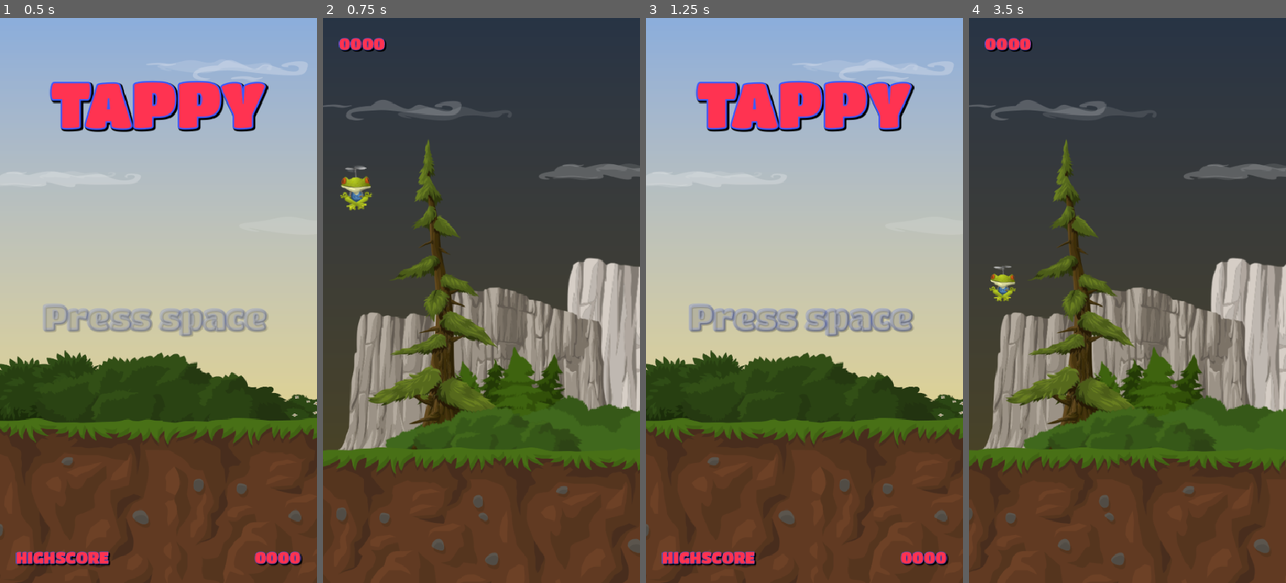
Above: before the commit, frames 1-4 (left to right).
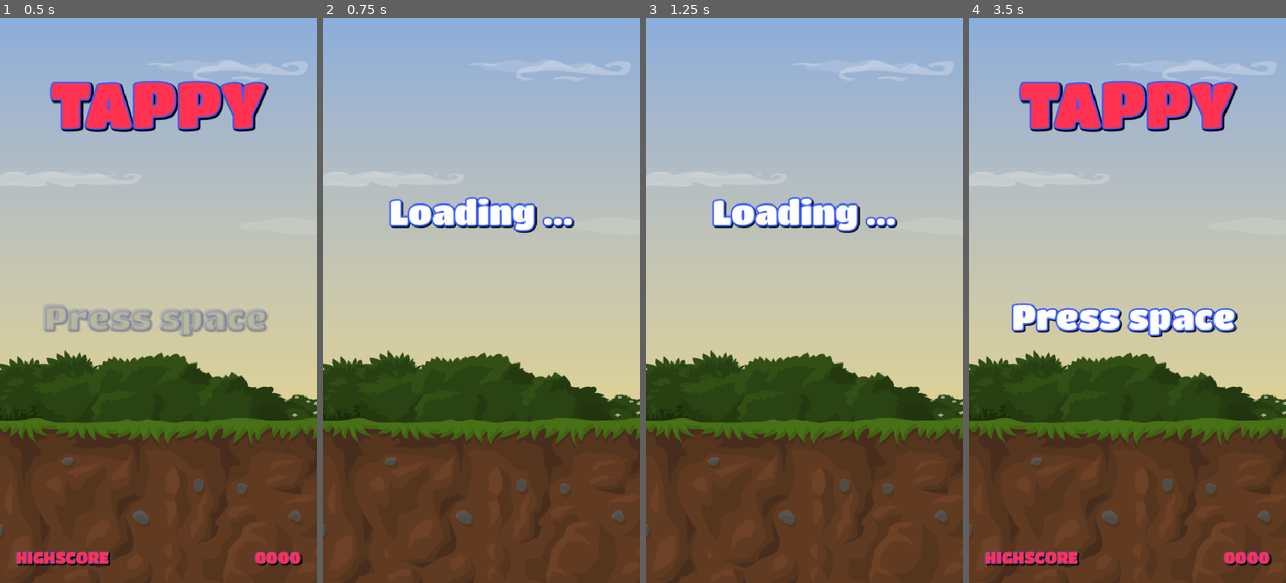
Above: after the commit, the same moments.

Repository: Valantis-Siomos/tappy
Game: Godot game, scene res://Scenes/main/main.tscn
Two runs of this game, one before a commit and one after it. Both use one fixed random seed, a clock stepped at 60 frames per second and the inputs below.
Inputs:
- Up to frame 1 (0.5 s): no input
- Up to frame 2 (0.75 s): tap Space (fly) at 0.5 s; hold Space (fly) from 0.53 s (still down)
- Up to frame 3 (1.25 s): keep holding Space (fly); tap T (test) at 0.8 s
- Up to frame 4 (3.5 s): release Space (fly) at 1.28 s; tap T (test) at 1.35, 2.3, 2.85 s; tap Space (fly) at 1.55, 3.05 s; hold Space (fly) 2.03-2.78 s

Frame 1 is identical in both runs. In frame 2, 76% of the frame differs, in the area x 0-100%, y 0-100%; in frame 3, 11%; in frame 4, 77%.

Commit message:
loading screen between main and game screen

Diff:
--- /dev/null
+++ b/Scenes/loading_screen/loading_screen.gd
@@ -0,0 +1,7 @@
+extends Control
+
+
+# Called when the node enters the scene tree for the first time.
+func _ready() -> void:
+	await get_tree().create_timer(1.0).timeout
+	GameManager.change_to_next()
--- /dev/null
+++ b/Scenes/loading_screen/loading_screen.tscn
@@ -0,0 +1,42 @@
+[gd_scene format=3 uid="uid://1terrn8vuvs5"]
+
+[ext_resource type="Texture2D" uid="uid://cx25bvurudfd0" path="res://assets/background/MainScreen.png" id="1_bh3ov"]
+[ext_resource type="Script" uid="uid://8n1w2kfeudhy" path="res://Scenes/loading_screen/loading_screen.gd" id="1_liu8a"]
+[ext_resource type="LabelSettings" uid="uid://dm8pu31eqwqoi" path="res://resources/press_space_label.tres" id="2_liu8a"]
+
+[node name="LoadingScreen" type="Control" unique_id=108233173]
+layout_mode = 3
+anchors_preset = 15
+anchor_right = 1.0
+anchor_bottom = 1.0
+grow_horizontal = 2
+grow_vertical = 2
+script = ExtResource("1_liu8a")
+
+[node name="TextureRect" type="TextureRect" parent="." unique_id=908433848]
+layout_mode = 1
+anchors_preset = 15
+anchor_right = 1.0
+anchor_bottom = 1.0
+grow_horizontal = 2
+grow_vertical = 2
+texture = ExtResource("1_bh3ov")
+
+[node name="PressSpaceLabel" type="Label" parent="." unique_id=12912788]
+layout_mode = 1
+anchors_preset = 8
+anchor_left = 0.5
+anchor_top = 0.5
+anchor_right = 0.5
+anchor_bottom = 0.5
+offset_left = -175.0
+offset_top = -165.0
+offset_right = 175.0
+offset_bottom = -104.0
+grow_horizontal = 2
+grow_vertical = 2
+size_flags_horizontal = 4
+text = "Loading ..."
+label_settings = ExtResource("2_liu8a")
+horizontal_alignment = 1
+vertical_alignment = 1
--- a/globals/game_manager.gd
+++ b/globals/game_manager.gd
@@ -2,9 +2,30 @@
 
 const GAME = preload("uid://bnqilomf5vcb8")
 const  MAIN = preload("uid://bk7wx4bliuk8n")
+const LOADING_SCREEN = preload("uid://1terrn8vuvs5")
+
+#region Priginal
+
+#func load_game_screen() -> void:
+	#get_tree().change_scene_to_packed(GAME)
+#
+#func load_main_screen() -> void:
+	#get_tree().change_scene_to_packed(MAIN)
+
+
+#region Simple Change
+
+var _next_scene: PackedScene
+
+func change_to_next() -> void:
+	get_tree().change_scene_to_packed(_next_scene)
 
 func load_game_screen() -> void:
-	get_tree().change_scene_to_packed(GAME)
+	_next_scene = GAME
+	get_tree().change_scene_to_packed(LOADING_SCREEN)
 
 func load_main_screen() -> void:
-	get_tree().change_scene_to_packed(MAIN)
+	_next_scene = MAIN
+	get_tree().change_scene_to_packed(LOADING_SCREEN)
+
+#endregion
Not shown, added: Scenes/loading_screen/loading_screen.gd.uid
